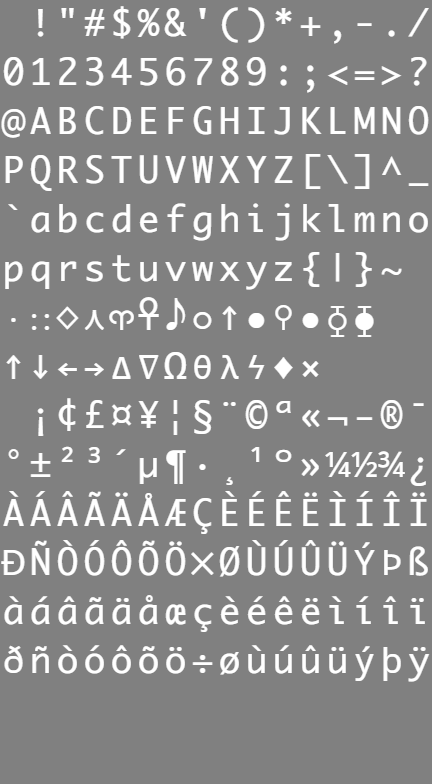
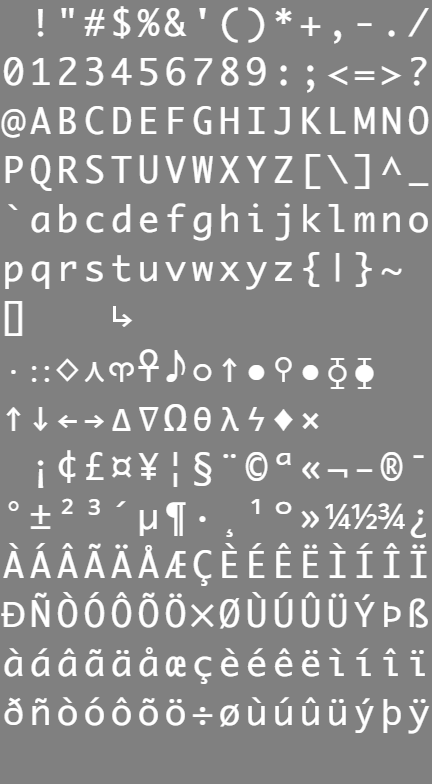
Revision of a layered (432, 784) image; what changed, layer by layer:
painted on "Layer #2" over [1, 297, 430, 734]
